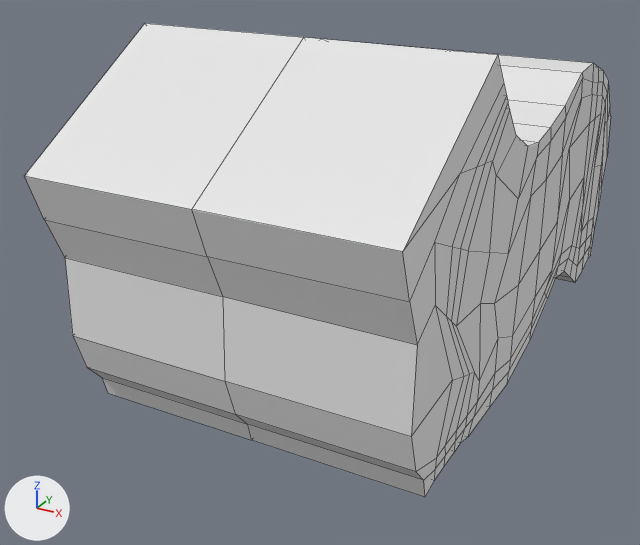
An edit to the Blender file working/subahu/horse/horse.blend, drawn before and after from the same camera.
Camera for both pictures: a camera (50 mm lens) standing at (2.25, -6.79, 2.46) and looking at (-0.43, -1.91, 0.03). The lights are fixed; the arrows at lower left show +X, +Y and +Z. Mesh edges are drawn as thin lines.
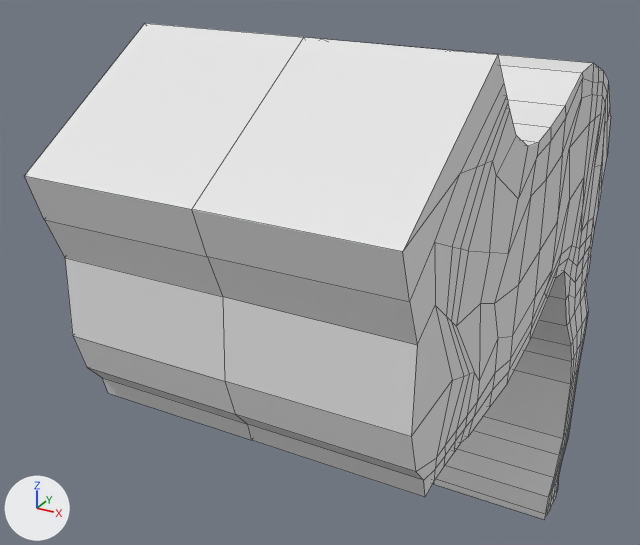
Commit message: horse leg

The edits, one by one:
me_cube is used by ob_cube; location (0.0, -1.91, 0.651).
me_cube had 182 vertices, 158 faces and spanned x 0.0..1.0, y -1.94..1.95, z -0.96..1.11.
me_cube now has 314 vertices, 290 faces and spans x 0.0..1.0, y -1.94..2.03, z -3.12..1.11.
Part 1, on me_cube:
5 faces are deleted.
94 vertices are added at x 0.0..1.0, y 1.1..2.03, z -3.12..-0.96.
26 new vertices lie (1.0, 0.0, 0.0) away from vertices in x 0.0, y 1.1..2.03, z -3.12..-0.96.
6 new vertices lie (0.0, 0.07, 0.0) away from vertices in x 0.0..1.0, y 1.43..1.65, z -2.91..-1.72.
6 new vertices lie (0.0, 0.07, 0.0) away from vertices in x 0.0..1.0, y 1.61..1.76, z -2.79..-1.96.
137 new faces join them.

Pixel boxes (x1, y1, x2, y2) of what changed, in the pictures (640 x 545 px):
'Cube', reshaped: before (24, 23, 611, 497); after (24, 23, 611, 519)
part 1 of me_cube, built on: before (556, 271, 575, 283); after (433, 255, 591, 519)
